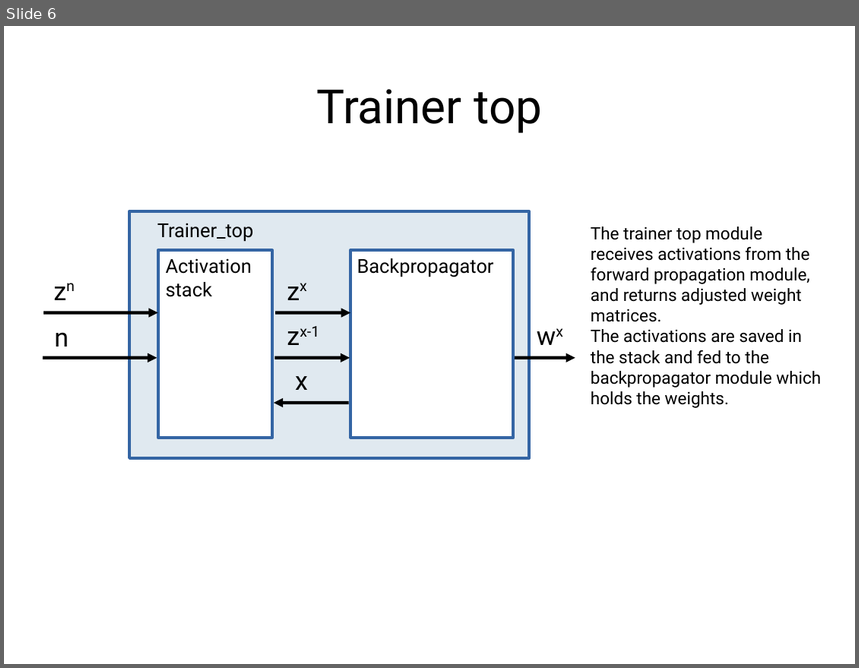
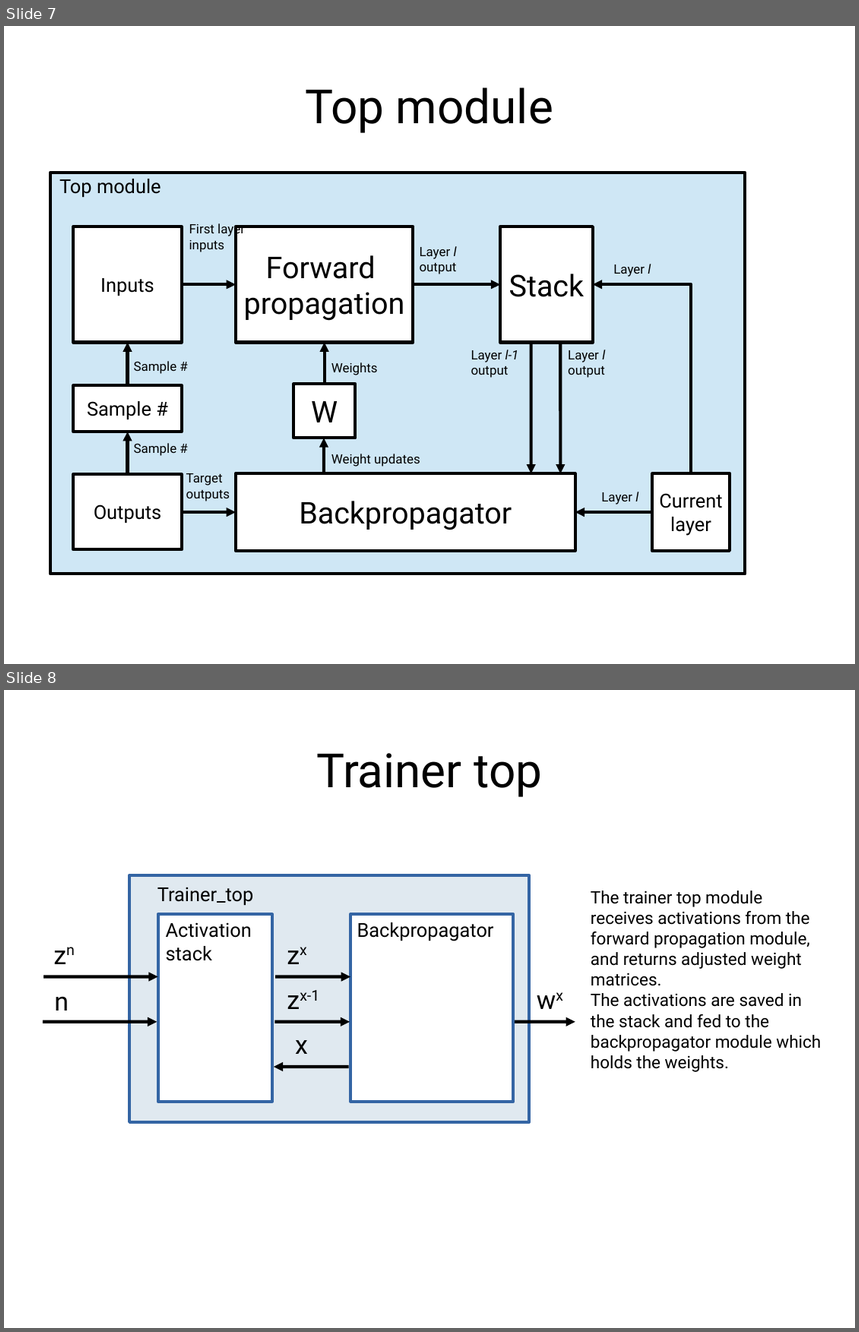
Before and after one commit to MihailoIsakov/layer_multiplex_nn, a slide deck: backpropagation/docs/doc.odp. Shown one above the other, each under a label of ours: slide 6 before the commit, slides 7 and 8 after it. The pictures are 859x668 and 859x1332 pixels, drawn with LibreOffice and Linux fonts; fonts in the diff are those of the drawing. Boxes give left, top, right and bottom in pixels: in the first picture for what was removed or moved away, otherwise in the second. Text is boxed around its words. In the diff, an @@ line names an element or a change of style, - is before the commit and + after.

Commit message:
updated documentation with the top.v module

```diff
--- a/backpropagation/docs/doc.odp
+++ b/backpropagation/docs/doc.odp
@@ slide 7 added at (4,26,855,664), background #FFFFFF @@
@@ title added at (305,88,553,133), 44 pt, text #000000 @@
+Top module
@@ rectangle added at (50,173,746,575), fill #CFE7F5, outline #000000 2.89 pt @@
@@ text added at (59,179,161,197), 18 pt, text #000000 @@
+Top module
@@ rectangle added at (73,227,182,343), fill #FFFFFF, outline #000000 2.89 pt, 18 pt, text #000000 @@
+Inputs
@@ text added at (189,224,245,252), 12 pt, text #000000 @@
+First layer inputs
@@ rectangle added at (236,227,414,343), fill #FFFFFF, outline #000000 2.89 pt, 28 pt, text #000000 @@
+Forward
+propagation
@@ rectangle added at (501,227,593,343), fill #FFFFFF, outline #000000 2.89 pt, 28 pt, text #000000 @@
+Stack
@@ text added at (420,246,457,275), 12 pt, text #000000 @@
+Layer l output
@@ text added at (614,264,651,277), 12 pt, text #000000 @@
+Layer l
@@ elbow arrow added from (182, 284) to (236, 284), #000000 2.89 pt @@
@@ elbow arrow added from (414, 284) to (501, 284), #000000 2.89 pt @@
@@ elbow arrow added from (692, 474) to (593, 284), #000000 2.89 pt @@
@@ elbow arrow added from (128, 386) to (128, 343), #000000 2.89 pt @@
@@ elbow arrow added from (325, 385) to (325, 343), #000000 2.89 pt @@
@@ arrow added from (531, 343) to (531, 474), #000000 2.89 pt @@
@@ arrow added from (561, 343) to (561, 474), #000000 2.89 pt @@
@@ text added at (134,361,177,374), 12 pt, text #000000 @@
+Sample #
@@ text added at (332,363,378,376), 12 pt, text #000000 @@
+Weights
@@ text added at (471,350,519,378), 12 pt, text #000000 @@
+Layer l-1 output
@@ text added at (568,350,605,378), 12 pt, text #000000 @@
+Layer l output
@@ rectangle added at (73,386,182,433), fill #FFFFFF, outline #000000 2.89 pt, 18 pt, text #000000 @@
+Sample #
@@ rectangle added at (294,385,355,439), fill #FFFFFF, outline #000000 2.89 pt, 28 pt, text #000000 @@
+W
@@ elbow arrow added from (128, 474) to (128, 433), #000000 2.89 pt @@
@@ text added at (134,443,177,456), 12 pt, text #000000 @@
+Sample #
@@ arrow added from (324, 474) to (324, 439), #000000 2.89 pt @@
@@ text added at (332,454,420,467), 12 pt, text #000000 @@
+Weight updates
@@ rectangle added at (73,474,182,550), fill #FFFFFF, outline #000000 2.89 pt, 18 pt, text #000000 @@
+Outputs
@@ text added at (186,474,230,502), 12 pt, text #000000 @@
+Target
+outputs
@@ rectangle added at (236,474,576,551), fill #FFFFFF, outline #000000 2.89 pt, 28 pt, text #000000 @@
+Backpropagator
@@ rectangle added at (653,474,730,551), fill #FFFFFF, outline #000000 2.89 pt, 18 pt, text #000000 @@
+Current
+layer
@@ text added at (601,492,639,505), 12 pt, text #000000 @@
+Layer l
@@ elbow arrow added from (182, 512) to (236, 512), #000000 2.89 pt @@
@@ elbow arrow added from (653, 512) to (576, 512), #000000 2.89 pt @@
@@ what was slide 6 is now slide 8 @@
```
Also in this commit, not shown: 8 slides changed, 4 other slides added.
